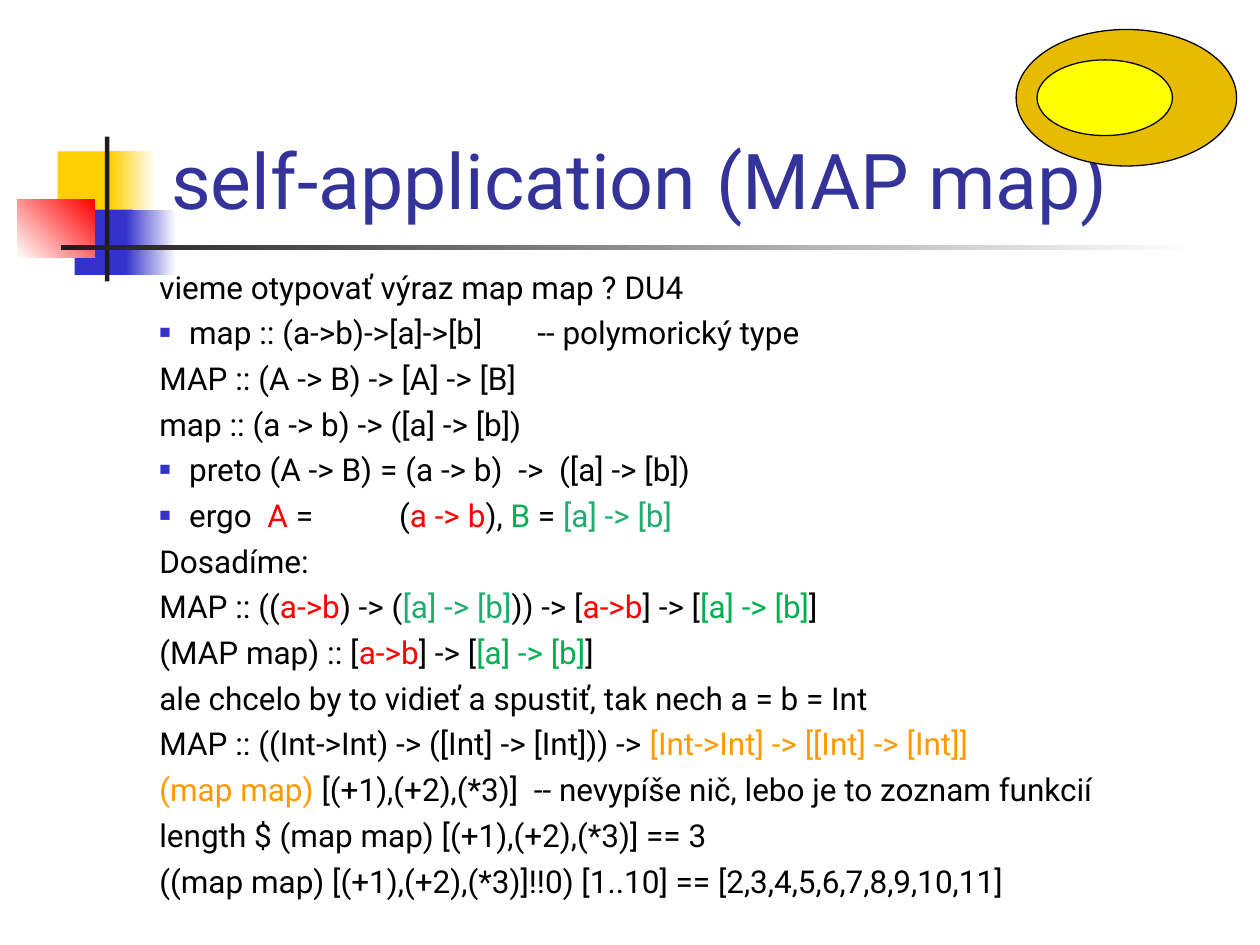
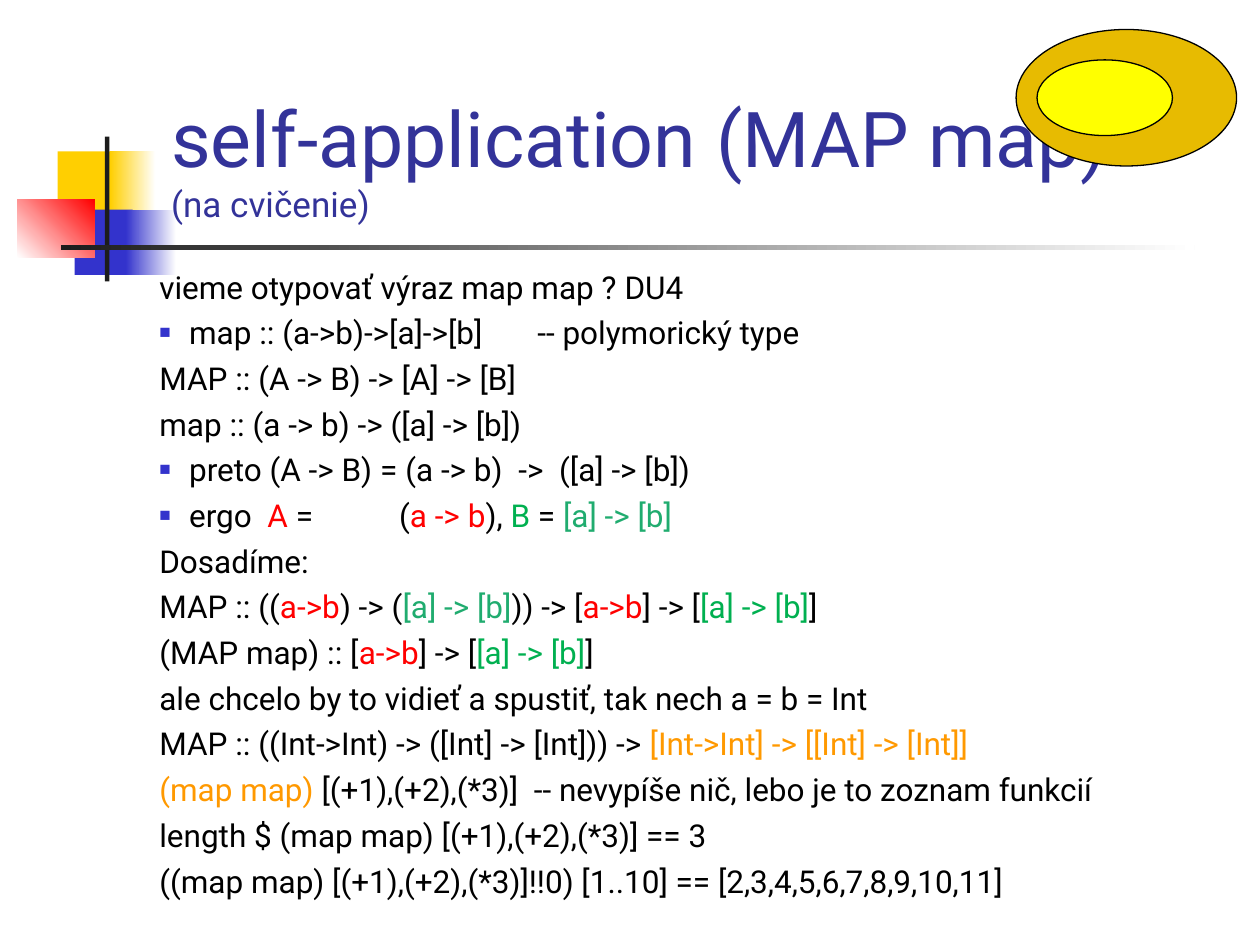
Before and after one commit to Funkcionalne/Prednasky, a slide deck: slide 41 of 08/08_fpro.ppt (slide 9 before the commit). Drawn at 1260x945 pixels with LibreOffice and Linux fonts; fonts in the diff are those of the drawing. Boxes give left, top, right and bottom in pixels: in the first picture for what was removed or moved away, otherwise in the second. Text is boxed around its words. In the diff, an @@ line names an element or a change of style, - is before the commit and + after.

```diff
--- a/08/08_fpro.ppt
+++ b/08/08_fpro.ppt
@@ title at box(171, 97, 1107, 225): text changed @@
-self-application (MAP map)
+self-application (MAP map)
+(na cvičenie)
```
Also in this commit, not shown: 21 other slides changed, 1 slide added, 1 slide removed, 3 other files.
